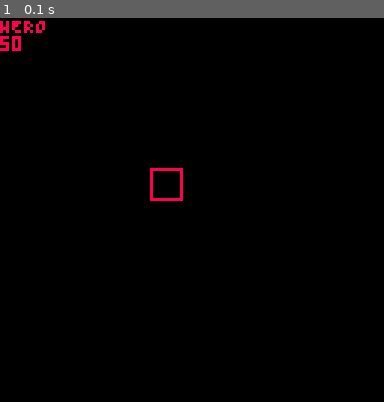
Above: before the commit, frame 1.
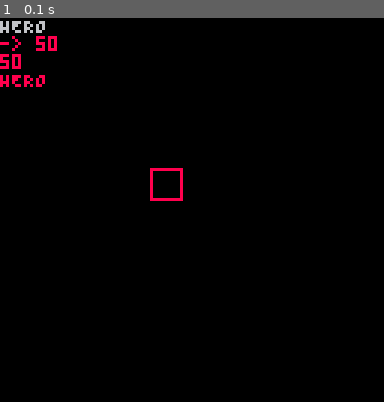
Above: after the commit, the same moment.

Repository: domKirs/picopump
Game: PICO-8 cartridge picopump.p8
Two runs of this game, one before a commit and one after it. Both use one fixed random seed, a clock stepped at 60 frames per second and the inputs below.
Inputs:
- Up to frame 1 (0.1 s): no input

The runs differ from the first frame. In frame 1, 0.8% of the frame differs, in the area x 0-15%, y 0-18%.

Commit message:
Update picopump.p8

Diff:
--- a/picopump.p8
+++ b/picopump.p8
@@ -22,9 +22,8 @@
     Physics.world[name] = self
 end
 
-function Physics:deleteFromWorld(name)
+function Physics.deleteFromWorld(name)
     Physics.world[name] = nil
-    self = nil
 end
 
 function Physics.drawBounds()
@@ -54,7 +53,7 @@
 
 function Player:killPlayer()
     self.rec2D.deleteFromWorld(self.name)
-    self = nil
+    self.rec2D = nil
 end
 
 function Player:sayName()
@@ -64,7 +63,14 @@
 player = Player:newPlayer('HERO', 50, 50, 10, 10, 6)
 
 function _init()
+    cls()
     player:addToWorld()
+    player:sayName()
+    player:drawBounds()
+    print("-> " .. Physics.world["HERO"].x)
+    print(player.rec2D.x)
+    player:killPlayer()
+    player:sayName()
 end
 
 function _update60()
@@ -72,10 +78,7 @@
 end
 
 function _draw()
-    cls()
-    player:sayName()
-    print(player.rec2D.x)
-    player:drawBounds()
+    -- cls()
 end
 
 __gfx__
